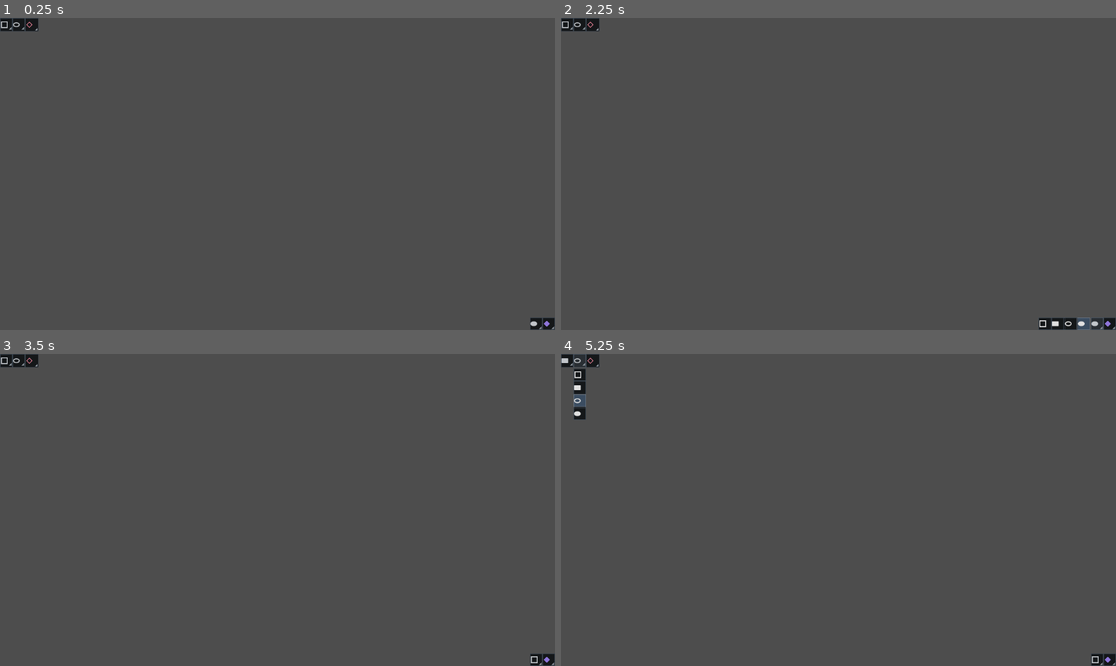
Above: before the commit, frames 1-4 (two rows, left to right).
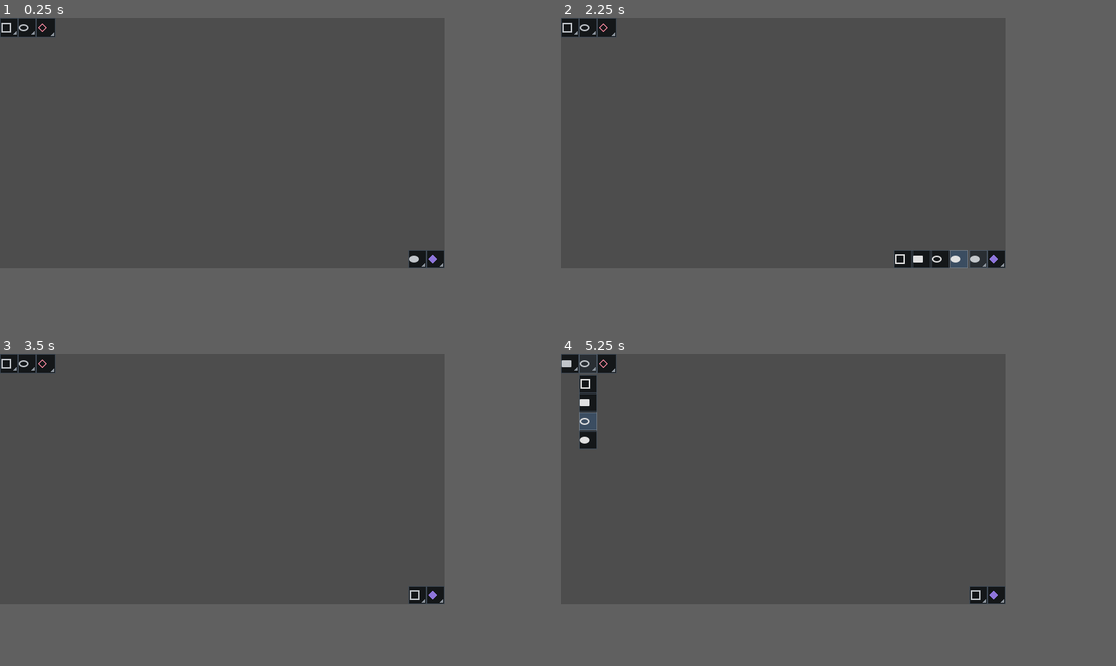
Above: after the commit, the same moments.

Repository: Shilo/flyout-button
Game: Godot game, scene res://main.tscn
Same seed, same stepped clock (60 frames per second), same inputs: the game is played once before the commit and once after it.
Inputs (mouse positions are in pixels of both pictures, inside the frame that each line leads up to; where the layout moved, square brackets give the same spot in the first picture):
- Up to frame 1 (0.25 s): no input
- Up to frame 2 (2.25 s): click (572, 30) [566, 24] at 0.5 s; click (594, 30) [577, 24] at 1.25 s; click (1082, 317) [1099, 323] at 2 s
- Up to frame 3 (3.5 s): click (427, 653) [482, 659] at 2.75 s
- Up to frame 4 (5.25 s): click (572, 366) [566, 360] at 3.5 s; click (622, 366) [594, 360] at 4.25 s; click (594, 366) [577, 360] at 5 s
In our replay, the window is 799x449 before the commit and 640x360 after it. These sizes can differ from the game's own. Grey fills any space a smaller window leaves; there, only what the larger window draws over its background counts as a difference.

The runs differ from the first frame. In frame 1, 0.9% of the frame differs, in the area x 0-100%, y 0-100%; in frame 2, 1.7%; in frame 3, 0.9%; in frame 4, 1.6%.

Commit message:
fix: support safe auto flyout direction

Diff:
--- a/flyout_button.gd
+++ b/flyout_button.gd
@@ -75,7 +75,7 @@
 var _strip: BoxContainer
 var _item_buttons: Array[Button] = []
 var _texture_cache: Dictionary = {}
-var _current_direction := FlyoutDirection.RIGHT
+var _current_direction: int = FlyoutDirection.RIGHT
 
 
 func _ready() -> void:
@@ -158,7 +158,10 @@
 	_popup_layer.add_child(_panel)
 
 	_current_direction = _choose_open_direction()
-	_strip = VBoxContainer.new() if _is_vertical_direction(_current_direction) else HBoxContainer.new()
+	if _is_vertical_direction(_current_direction):
+		_strip = VBoxContainer.new()
+	else:
+		_strip = HBoxContainer.new()
 	_strip.name = "IconStrip"
 	_strip.add_theme_constant_override("separation", 1)
 	_panel.add_child(_strip)
@@ -314,21 +317,21 @@
 	var button_rect := get_global_rect()
 	var panel_size := _panel.get_combined_minimum_size()
 	var viewport_rect := get_viewport_rect()
-	var position := button_rect.position
+	var popup_position := button_rect.position
 
 	match _current_direction:
 		FlyoutDirection.RIGHT:
-			position.x += button_rect.size.x + flyout_gap
+			popup_position.x += button_rect.size.x + flyout_gap
 		FlyoutDirection.LEFT:
-			position.x -= panel_size.x + flyout_gap
+			popup_position.x -= panel_size.x + flyout_gap
 		FlyoutDirection.DOWN:
-			position.y += button_rect.size.y + flyout_gap
+			popup_position.y += button_rect.size.y + flyout_gap
 		FlyoutDirection.UP:
-			position.y -= panel_size.y + flyout_gap
-
-	position.x = clamp(position.x, 0.0, max(0.0, viewport_rect.size.x - panel_size.x))
-	position.y = clamp(position.y, 0.0, max(0.0, viewport_rect.size.y - panel_size.y))
-	_panel.position = position.round()
+			popup_position.y -= panel_size.y + flyout_gap
+
+	popup_position.x = clamp(popup_position.x, 0.0, max(0.0, viewport_rect.size.x - panel_size.x))
+	popup_position.y = clamp(popup_position.y, 0.0, max(0.0, viewport_rect.size.y - panel_size.y))
+	_panel.position = popup_position.round()
 	_panel.size = panel_size
 
 
@@ -510,7 +513,7 @@
 
 
 func _draw_rect_icon(image: Image, color: Color, filled: bool) -> void:
-	var min_xy: int = max(1, int(icon_side / 8))
+	var min_xy: int = max(1, int(float(icon_side) / 8.0))
 	var max_xy: int = icon_side - min_xy - 1
 	for y in range(min_xy, max_xy + 1):
 		for x in range(min_xy, max_xy + 1):
--- a/project.godot
+++ b/project.godot
@@ -15,6 +15,11 @@
 config/features=PackedStringArray("4.6", "GL Compatibility")
 config/icon="res://icon.svg"
 
+[display]
+
+window/size/viewport_width=640
+window/size/viewport_height=360
+
 [physics]
 
 3d/physics_engine="Jolt Physics"
